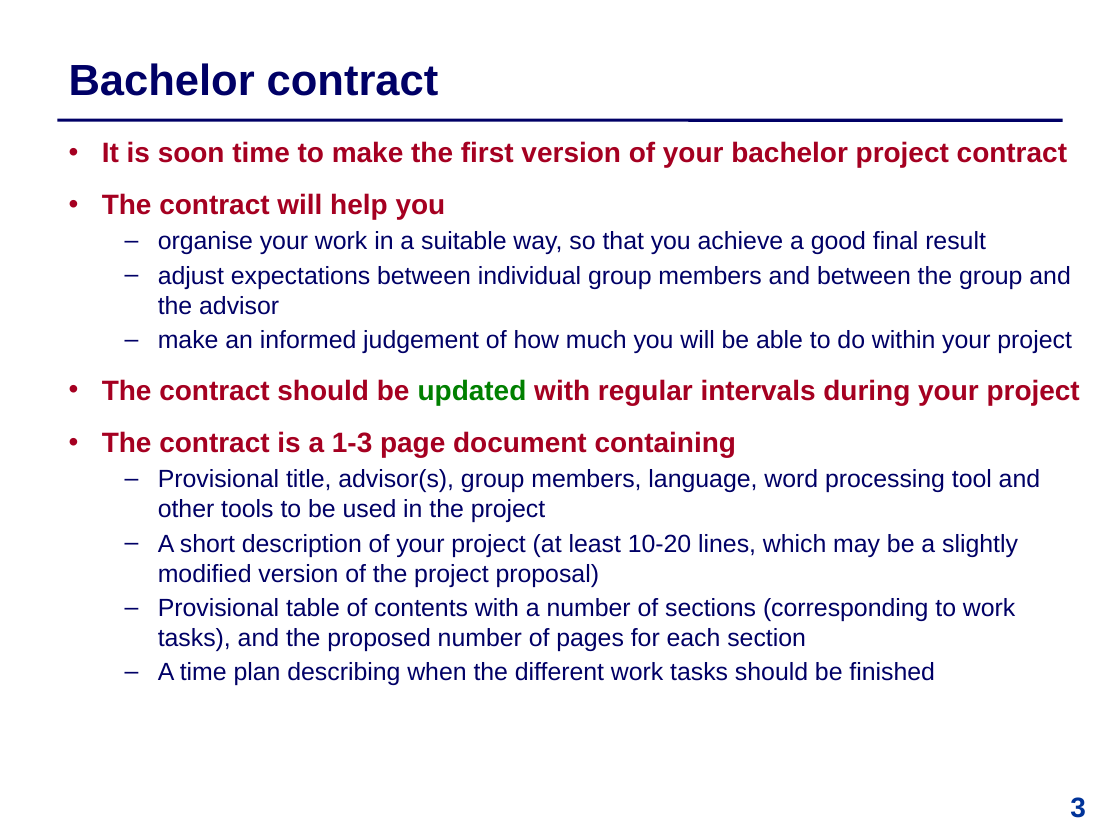
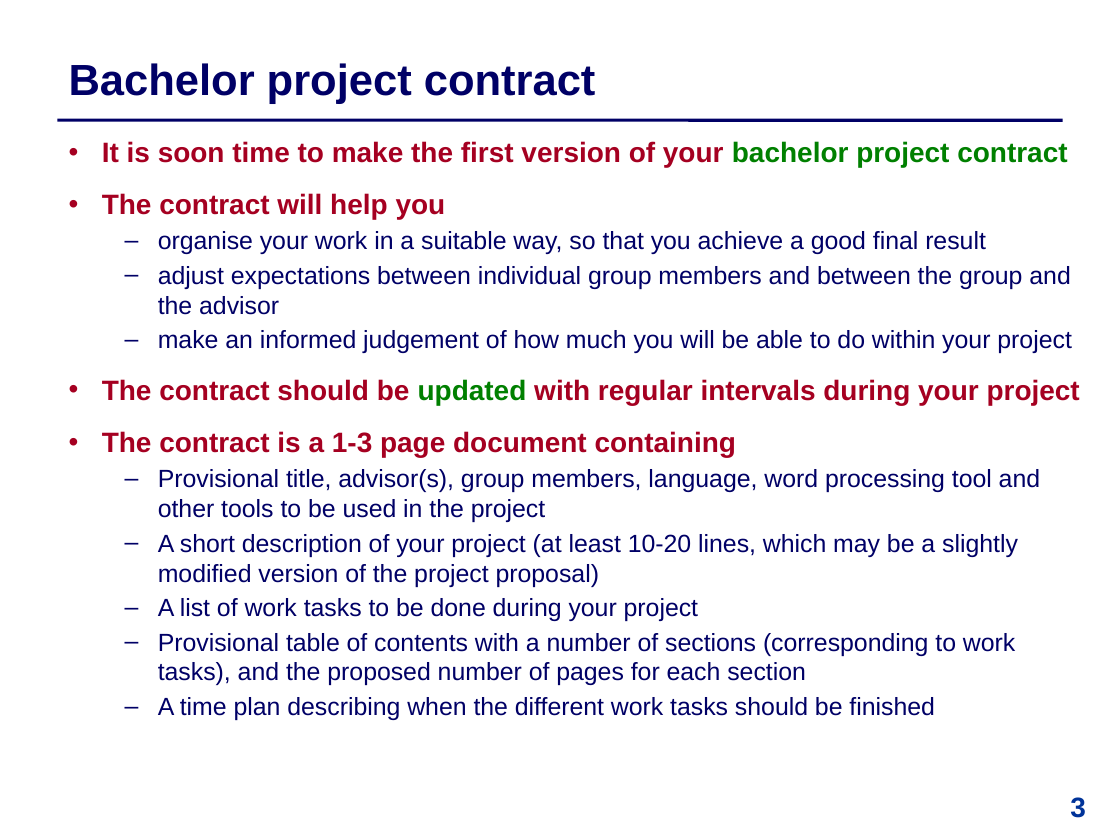
Before and after one commit to IntProgAU/Materiale, a slide deck: slide 3 of web/b22/1 Bachelor Contract .pptx. Drawn at 1120x840 pixels with LibreOffice and Linux fonts; fonts in the diff are those of the drawing. Boxes give left, top, right and bottom in pixels: in the first picture for what was removed or moved away, otherwise in the second. Text is boxed around its words. In the diff, an @@ line names an element or a change of style, - is before the commit and + after.

```diff
--- a/web/b22/1 Bachelor Contract .pptx
+++ b/web/b22/1 Bachelor Contract .pptx
@@ title at bbox=[69, 63, 596, 104]: text changed @@
-Bachelor contract
+Bachelor project contract
@@ text at bbox=[102, 141, 1067, 167]: text colour #A50021 to #008000 in "bachelor project contract" @@
@@ text at bbox=[158, 598, 698, 621]: paragraph added @@
+  – A list of work tasks to be done during your project
```
Also in this commit, not shown: 6 other slides changed, 2 other files.
